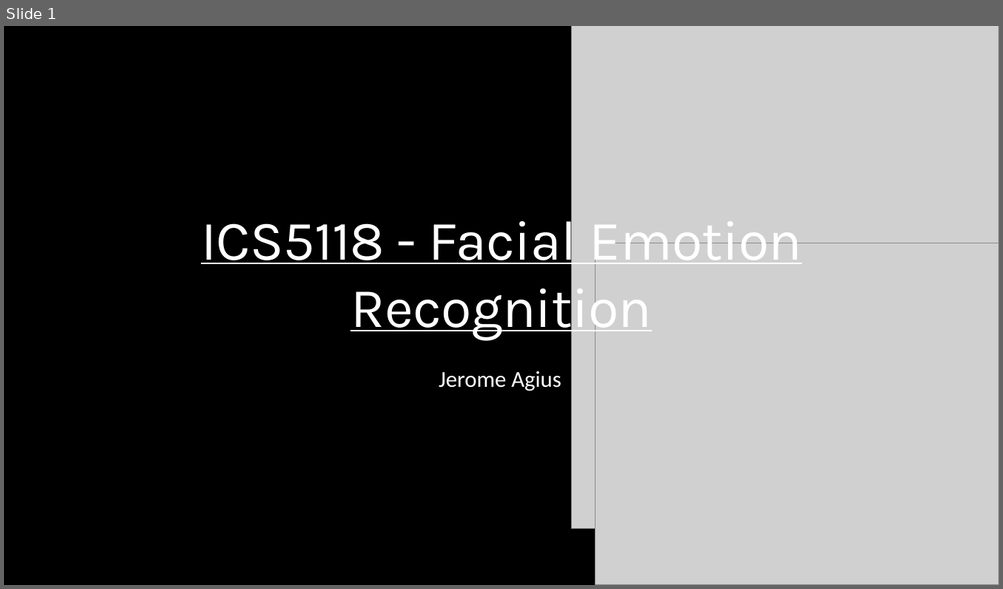
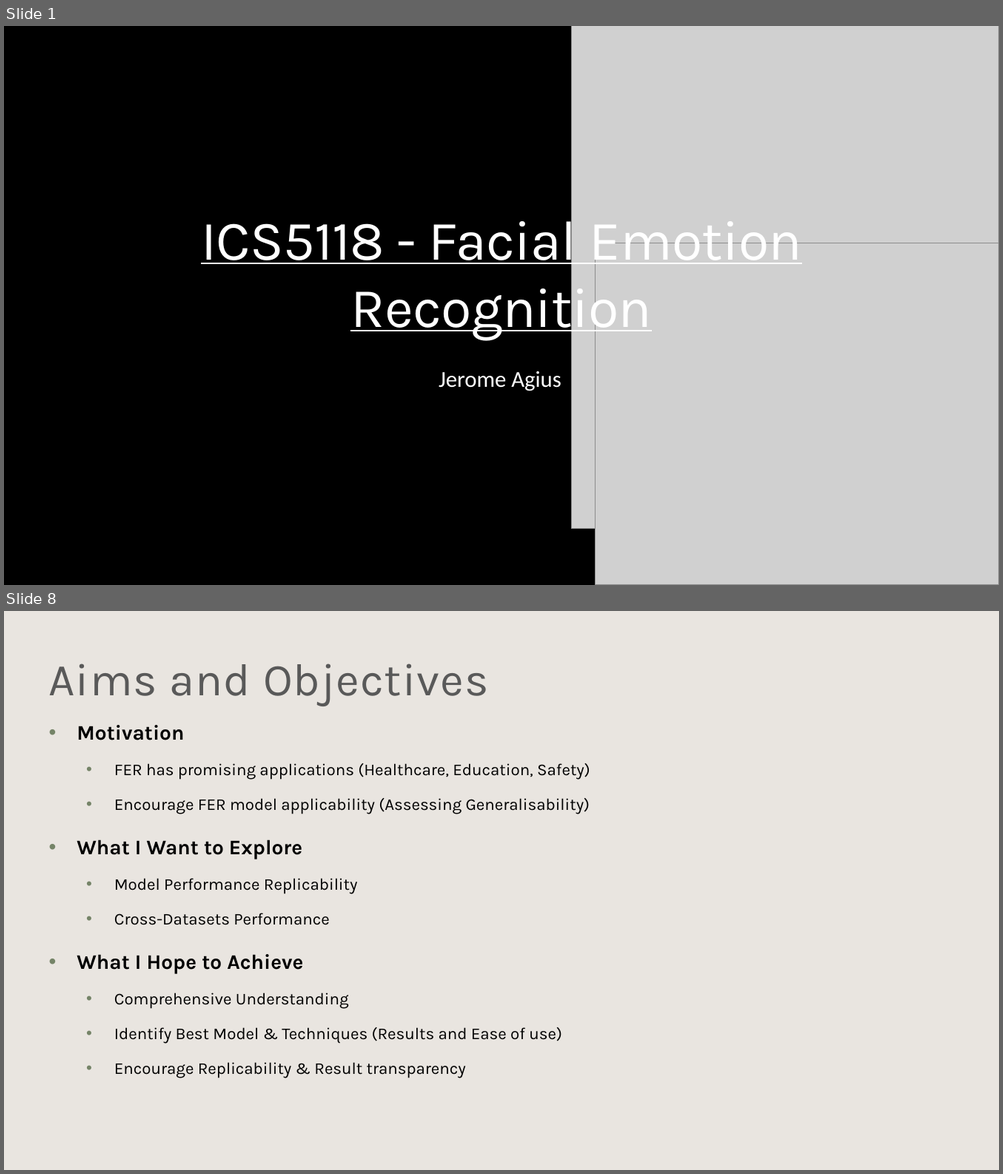
Before and after one commit to Jer0me123/Deep-Learning-For-Computer-Vision, a slide deck: ICS5118 - Facial Emotion Detection.pptx. Shown one above the other, each under a label of ours: slide 1 before the commit, slides 1 and 8 after it; the slides between them are not shown. The pictures are 1003x589 and 1003x1174 pixels, drawn with LibreOffice and Linux fonts; fonts in the diff are those of the drawing; grey boxes stand for pictures; background and template pictures are left out; a plain dark background stands for a picture behind light text. Boxes give left, top, right and bottom in pixels: in the first picture for what was removed or moved away, otherwise in the second. Text is boxed around its words. In the diff, an @@ line names an element or a change of style, - is before the commit and + after.

```diff
--- a/ICS5118 - Facial Emotion Detection.pptx
+++ b/ICS5118 - Facial Emotion Detection.pptx
@@ slide 8 added at (4, 611, 999, 1170), background #FFFFFF @@
@@ rectangle added at (4, 611, 999, 1170), fill #E0DAD4 at 70% opacity @@
@@ text added at (49, 664, 488, 706), 44 pt, text #595959 @@
+Aims and Objectives
@@ text added at (77, 725, 590, 1079), 16 pt, text #000000 @@
+• Motivation
+  • FER has promising applications (Healthcare, Education, Safety)
+  • Encourage FER model applicability (Assessing Generalisability)
+• What I Want to Explore
+  • Model Performance Replicability
+  • Cross-Datasets Performance
+• What I Hope to Achieve
+  • Comprehensive Understanding
+  • Identify Best Model & Techniques (Results and Ease of use)
+  • Encourage Replicability & Result transparency
```
Also in this commit, not shown: 2 slides changed, 13 other slides added, 7 other files.
